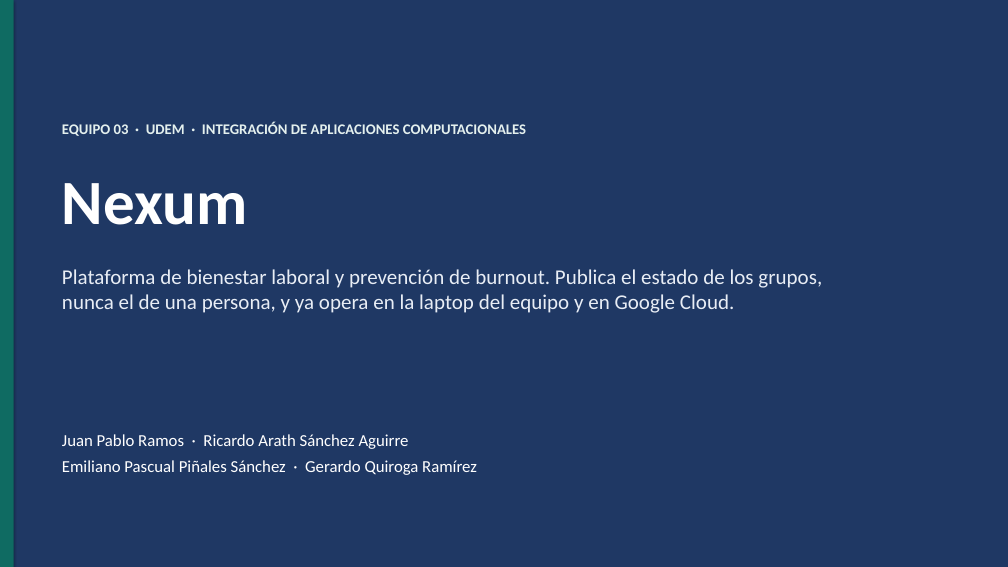
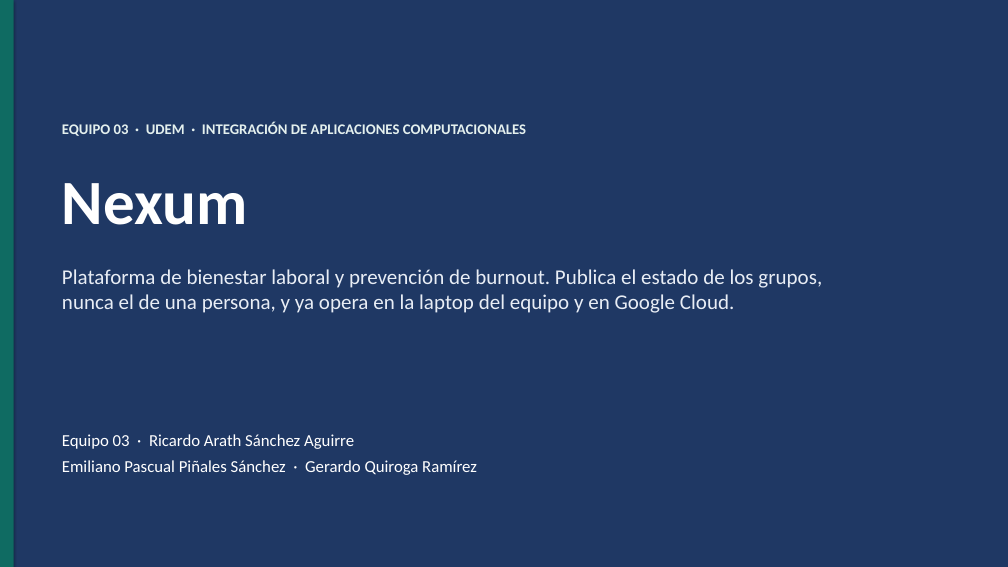
Before and after one commit to JuanPRamos2/IAC, a slide deck: slide 1 of Equipo03_SegundoParcial/codigo/docs/Nexum_Equipo03_Presentacion.pptx. Drawn at 1008x567 pixels with LibreOffice and Linux fonts; fonts in the diff are those of the drawing. Boxes give left, top, right and bottom in pixels: in the first picture for what was removed or moved away, otherwise in the second. Text is boxed around its words. In the diff, an @@ line names an element or a change of style, - is before the commit and + after.

```diff
--- a/Equipo03_SegundoParcial/codigo/docs/Nexum_Equipo03_Presentacion.pptx
+++ b/Equipo03_SegundoParcial/codigo/docs/Nexum_Equipo03_Presentacion.pptx
@@ text at bbox=[62, 434, 354, 449]: text changed @@
-Juan Pablo Ramos · Ricardo Arath Sánchez Aguirre
+Equipo 03 · Ricardo Arath Sánchez Aguirre
```
Also in this commit, not shown: 2 other slides changed, 14 other files.
